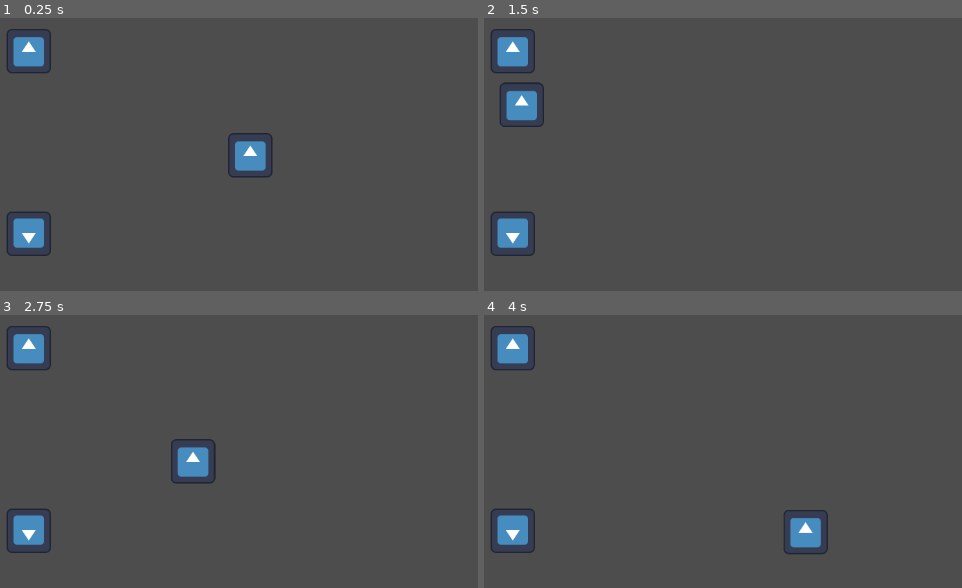
Above: before the commit, frames 1-4 (two rows, left to right).
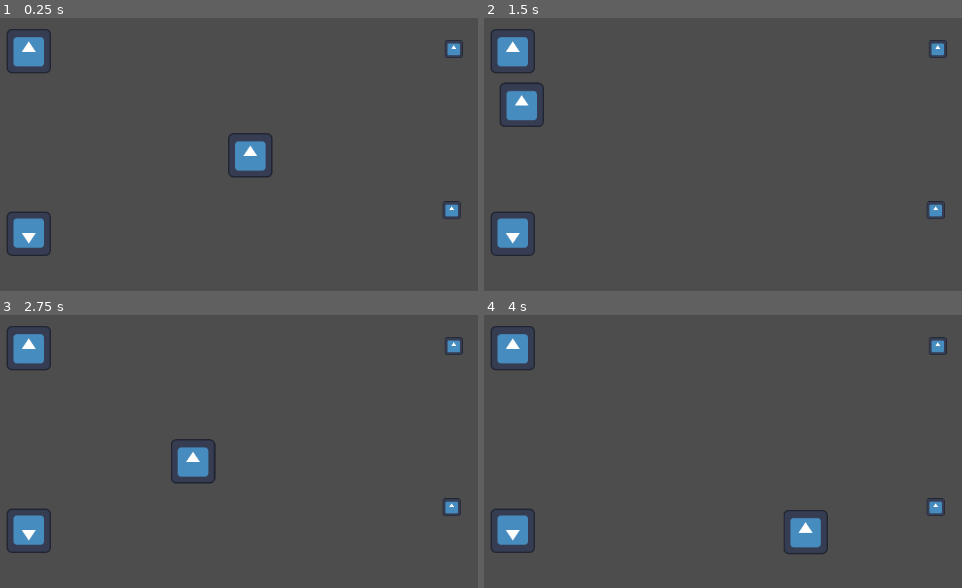
Above: after the commit, the same moments.

Repository: SalarymanDev/piratejam-15
Game: Godot game, scene res://Scenes/Levels/Playgrounds/roberts_playground.tscn
The game is run twice, just before and just after one commit, with the same random seed, the same clock (stepped at 60 frames per second) and the same inputs. This scene is started directly instead of the project's main scene. The engine's default icon, where the game draws it, is replaced by a stand-in: a white triangle on a blue panel in a dark square. Sound files missing from this copy of the repository are replaced by a short silence.
Inputs (mouse positions are in pixels of both pictures, inside the frame that each line leads up to):
- Up to frame 1 (0.25 s): no input
- Up to frame 2 (1.5 s): tap Enter at 0.5 s; move the mouse to (512, 50) at 0.52 s; click (512, 50) at 0.67 s; move the mouse to (512, 233) at 1.27 s; click (512, 233) at 1.42 s
- Up to frame 3 (2.75 s): move the mouse to (329, 353) at 2.02 s; click (329, 353) at 2.17 s
- Up to frame 4 (4 s): move the mouse to (694, 544) at 2.77 s; click (694, 544) at 2.92 s; move the mouse to (outside the picture) at 3.52 s; click (outside the picture) at 3.67 s

The runs differ from the first frame. In frame 1, 0.4% of the frame differs, in the area x 92-97%, y 8-74%; in frame 2, 0.4%; in frame 3, 0.4%; in frame 4, 0.4%.

Commit message:
Implemented item pickup and swap

Diff:
--- a/Components/Carry/CarryComponent.gd
+++ b/Components/Carry/CarryComponent.gd
@@ -1,9 +1,24 @@
 extends Area2D
 class_name CarryComponent
 
+var _current_item: IngredientResource
+var _pickup_in_range: PickUpComponent
 
 func pickup() -> void:
-	pass
+	if !_pickup_in_range:
+		return
+	if _current_item:
+		_current_item = _pickup_in_range.swap(_current_item)
+		return
+	_current_item = _pickup_in_range.pickup()
+
 
 func drop() -> void:
 	pass
+
+
+func _on_area_entered(area: Area2D) -> void:
+	_pickup_in_range = area
+
+func _on_area_exited(_area: Area2D) -> void:
+	_pickup_in_range = null
--- a/Components/Carry/CarryComponent.tscn
+++ b/Components/Carry/CarryComponent.tscn
@@ -7,3 +7,6 @@
 collision_mask = 4
 monitorable = false
 script = ExtResource("1_xewpf")
+
+[connection signal="area_entered" from="." to="." method="_on_area_entered"]
+[connection signal="area_exited" from="." to="." method="_on_area_exited"]
--- /dev/null
+++ b/Components/Item/ItemComponent.gd
@@ -0,0 +1,4 @@
+extends Node
+class_name ItemComponent
+
+@export var item: ItemResource
--- /dev/null
+++ b/Components/Item/ItemComponent.tscn
@@ -0,0 +1,6 @@
+[gd_scene load_steps=2 format=3 uid="uid://ct1u42fmqi8je"]
+
+[ext_resource type="Script" path="res://Components/Item/ItemComponent.gd" id="1_xgu8p"]
+
+[node name="ItemComponent" type="Node"]
+script = ExtResource("1_xgu8p")
--- /dev/null
+++ b/Components/PickUpComponent/PickUpComponent.gd
@@ -0,0 +1,16 @@
+extends Area2D
+class_name PickUpComponent
+
+@export var item_component: ItemComponent
+
+signal picked_up_event
+signal item_swapped_event(new_item: ItemResource)
+
+func pickup() -> ItemResource:
+	emit_signal(picked_up_event.get_name())
+	return item_component.item
+
+func swap(new_item: ItemResource) -> ItemResource:
+	var old_item := item_component.item
+	emit_signal(item_swapped_event.get_name(), new_item)
+	return old_item
--- /dev/null
+++ b/Components/PickUpComponent/PickUpComponent.tscn
@@ -0,0 +1,9 @@
+[gd_scene load_steps=2 format=3 uid="uid://bmqjfcq75klgl"]
+
+[ext_resource type="Script" path="res://Components/PickUpComponent/PickUpComponent.gd" id="1_tff0c"]
+
+[node name="PickUpComponent" type="Area2D"]
+collision_layer = 4
+collision_mask = 0
+monitoring = false
+script = ExtResource("1_tff0c")
--- /dev/null
+++ b/Resources/MandrakeRoot.tres
@@ -0,0 +1,11 @@
+[gd_resource type="Resource" script_class="IngredientResource" load_steps=3 format=3 uid="uid://bc2kd7qk6e57v"]
+
+[ext_resource type="Script" path="res://Scripts/IngredientResource.gd" id="1_o0c2e"]
+[ext_resource type="Texture2D" uid="uid://dbff6l4k40kql" path="res://Assets/icon.svg" id="1_xg1u2"]
+
+[resource]
+script = ExtResource("1_o0c2e")
+ingredient = 0
+name = "Mandrake Root"
+description = ""
+image = ExtResource("1_xg1u2")
--- a/Resources/Salt.tres
+++ b/Resources/Salt.tres
@@ -1,9 +1,11 @@
-[gd_resource type="Resource" script_class="IngredientResource" load_steps=2 format=3 uid="uid://drq72ptn3p5qi"]
+[gd_resource type="Resource" script_class="IngredientResource" load_steps=3 format=3 uid="uid://drq72ptn3p5qi"]
 
+[ext_resource type="Texture2D" uid="uid://dbff6l4k40kql" path="res://Assets/icon.svg" id="1_gbive"]
 [ext_resource type="Script" path="res://Scripts/IngredientResource.gd" id="1_jscjs"]
 
 [resource]
 script = ExtResource("1_jscjs")
-ingredient_value = 0
+ingredient = 4
 name = "Salt"
-description = "Grains of salt used for purification and preservation."
+description = "Something salty"
+image = ExtResource("1_gbive")
--- a/Scenes/Characters/Player/Player.gd
+++ b/Scenes/Characters/Player/Player.gd
@@ -2,10 +2,12 @@
 
 @onready var navigation_component: NavigationComponent = $NavigationComponent
 @onready var interact_component: InteractComponent = $InteractComponent
+@onready var carry_component: CarryComponent = $CarryComponent
 
 enum Actions {
 	Move,
 	Interact,
+	Pickup,
 }
 
 var current_action: Actions = Actions.Move
@@ -13,9 +15,9 @@
 func _input(event: InputEvent) -> void:
 	if not event is InputEventMouseButton:
 		return
-	_handle_movement_input(event as InputEventMouseButton)
+	_handle_action(event as InputEventMouseButton)
 
-func _handle_movement_input(event: InputEventMouseButton) -> void:
+func _handle_action(event: InputEventMouseButton) -> void:
 	if !event.pressed:
 		return
 	if event.button_index != MOUSE_BUTTON_LEFT:
@@ -29,13 +31,23 @@
 			navigation_component.target_position = interactable_component.global_position
 			return
 
+		var pickup_component: PickUpComponent = target.find_child("PickUpComponent")
+		if pickup_component:
+			current_action = Actions.Pickup
+			navigation_component.target_position = pickup_component.global_position
+			return
+
 	current_action = Actions.Move
 	navigation_component.target_position = event.global_position
 
 
-
 func _on_navigation_finished() -> void:
-	if current_action == Actions.Move:
-		return
-	if current_action == Actions.Interact:
-		interact_component.interact()
+	match current_action:
+		Actions.Move:
+			return
+		Actions.Interact:
+			interact_component.interact()
+			return
+		Actions.Pickup:
+			carry_component.pickup()
+			return
--- a/Scenes/Characters/Player/Player.tscn
+++ b/Scenes/Characters/Player/Player.tscn
@@ -6,12 +6,16 @@
 [ext_resource type="PackedScene" uid="uid://c8u7rgo3wcuap" path="res://Components/ZIndex/ZIndexComponent.tscn" id="4_dhsgm"]
 [ext_resource type="PackedScene" uid="uid://dfw07hfl3c3p0" path="res://Components/Interact/InteractComponent.tscn" id="5_n7gw1"]
 [ext_resource type="PackedScene" uid="uid://bke6kyhmr22p2" path="res://Components/FootstepsComponent/FootstepsComponent.tscn" id="6_bip3d"]
+[ext_resource type="PackedScene" uid="uid://8l2i7tg7bfud" path="res://Components/Carry/CarryComponent.tscn" id="7_81dmu"]
 
 [sub_resource type="CircleShape2D" id="CircleShape2D_2cp0n"]
 radius = 35.0
 
 [sub_resource type="CircleShape2D" id="CircleShape2D_sf4cs"]
 radius = 34.2345
+
+[sub_resource type="CircleShape2D" id="CircleShape2D_lm263"]
+radius = 54.0093
 
 [node name="Player" type="CharacterBody2D"]
 collision_mask = 3
@@ -44,4 +48,9 @@
 [node name="FootstepsComponent" parent="." node_paths=PackedStringArray("character") instance=ExtResource("6_bip3d")]
 character = NodePath("..")
 
+[node name="CarryComponent" parent="." instance=ExtResource("7_81dmu")]
+
+[node name="CollisionShape2D" type="CollisionShape2D" parent="CarryComponent"]
+shape = SubResource("CircleShape2D_lm263")
+
 [connection signal="navigation_finished" from="NavigationComponent" to="." method="_on_navigation_finished"]
--- /dev/null
+++ b/Scenes/Item/Item.gd
@@ -0,0 +1,24 @@
+extends Node2D
+
+@export var item: ItemResource
+
+@onready var item_component: ItemComponent = $ItemComponent
+@onready var sprite: Sprite2D = $Sprite2D
+
+func _ready() -> void:
+	item_component.item = item
+	if item.image:
+		sprite.texture = item.image
+
+func update_item(new_item: ItemResource) -> void:
+	item_component.item = new_item
+	if item.image:
+		sprite.texture = item.image
+
+
+func _on_picked_up_event() -> void:
+	call_deferred("queue_free")
+
+
+func _on_item_swapped_event(new_item: ItemResource) -> void:
+	update_item(new_item)
--- /dev/null
+++ b/Scenes/Item/Item.tscn
@@ -0,0 +1,38 @@
+[gd_scene load_steps=8 format=3 uid="uid://c55k1q8wxfslj"]
+
+[ext_resource type="PackedScene" uid="uid://ct1u42fmqi8je" path="res://Components/Item/ItemComponent.tscn" id="1_jocrc"]
+[ext_resource type="Script" path="res://Scenes/Item/Item.gd" id="1_uqbho"]
+[ext_resource type="Texture2D" uid="uid://dbff6l4k40kql" path="res://Assets/icon.svg" id="2_1b06b"]
+[ext_resource type="PackedScene" uid="uid://kp38v1bep0br" path="res://Components/Clickable/ClickableComponent.tscn" id="3_quvhu"]
+[ext_resource type="PackedScene" uid="uid://bmqjfcq75klgl" path="res://Components/PickUpComponent/PickUpComponent.tscn" id="4_2eqf4"]
+[ext_resource type="PackedScene" uid="uid://c8u7rgo3wcuap" path="res://Components/ZIndex/ZIndexComponent.tscn" id="6_n0bdu"]
+
+[sub_resource type="CircleShape2D" id="CircleShape2D_b0grt"]
+radius = 25.0
+
+[node name="Item" type="Node2D"]
+script = ExtResource("1_uqbho")
+
+[node name="Sprite2D" type="Sprite2D" parent="."]
+scale = Vector2(0.2, 0.2)
+texture = ExtResource("2_1b06b")
+
+[node name="ItemComponent" parent="." instance=ExtResource("1_jocrc")]
+
+[node name="ClickableComponent" parent="." instance=ExtResource("3_quvhu")]
+
+[node name="CollisionShape2D" type="CollisionShape2D" parent="ClickableComponent"]
+shape = SubResource("CircleShape2D_b0grt")
+
+[node name="PickUpComponent" parent="." node_paths=PackedStringArray("item_component") instance=ExtResource("4_2eqf4")]
+item_component = NodePath("../ItemComponent")
+
+[node name="CollisionShape2D" type="CollisionShape2D" parent="PickUpComponent"]
+shape = SubResource("CircleShape2D_b0grt")
+
+[node name="ZIndexComponent" parent="." node_paths=PackedStringArray("sprite") instance=ExtResource("6_n0bdu")]
+sprite = NodePath("../Sprite2D")
+is_static = false
+
+[connection signal="item_swapped_event" from="PickUpComponent" to="." method="_on_item_swapped_event"]
+[connection signal="picked_up_event" from="PickUpComponent" to="." method="_on_picked_up_event"]
--- a/Scenes/Levels/Playgrounds/roberts_playground.tscn
+++ b/Scenes/Levels/Playgrounds/roberts_playground.tscn
@@ -1,7 +1,10 @@
-[gd_scene load_steps=5 format=3 uid="uid://cl8ci2gqvsxgy"]
+[gd_scene load_steps=8 format=3 uid="uid://cl8ci2gqvsxgy"]
 
 [ext_resource type="PackedScene" uid="uid://vax5lodmmg32" path="res://Scenes/Characters/Player/Player.tscn" id="1_p1yvi"]
 [ext_resource type="PackedScene" uid="uid://dywwm3yrwrq8o" path="res://Scenes/Equipment/InteractableTest.tscn" id="2_i6qtn"]
+[ext_resource type="PackedScene" uid="uid://c55k1q8wxfslj" path="res://Scenes/Item/Item.tscn" id="3_tk6it"]
+[ext_resource type="Resource" uid="uid://drq72ptn3p5qi" path="res://Resources/Salt.tres" id="4_nfqsn"]
+[ext_resource type="Resource" uid="uid://bc2kd7qk6e57v" path="res://Resources/MandrakeRoot.tres" id="5_w51a0"]
 
 [sub_resource type="NavigationPolygon" id="NavigationPolygon_jmj5o"]
 vertices = PackedVector2Array(-257, 149, 505, 256, -509, 256, -382, 149, -510, -143, -382, 76, 510, -194, -257, 76, -257, -113, -257, -186, 510, -260, -382, -113, -382, -186, -510, -260)
@@ -59,3 +62,11 @@
 
 [node name="Player" parent="." instance=ExtResource("1_p1yvi")]
 position = Vector2(575, 323)
+
+[node name="Item" parent="." instance=ExtResource("3_tk6it")]
+position = Vector2(868, 170)
+item = ExtResource("4_nfqsn")
+
+[node name="Item2" parent="." instance=ExtResource("3_tk6it")]
+position = Vector2(865, 402)
+item = ExtResource("5_w51a0")
--- a/Scripts/IngredientResource.gd
+++ b/Scripts/IngredientResource.gd
@@ -1,8 +1,5 @@
-extends Resource
+extends ItemResource
 class_name IngredientResource
 
 
-@export var ingredient_value: Enums.Ingredients
-@export var name: String
-@export var description: String
-@export var image: Image
+@export var ingredient: Enums.Ingredients
--- /dev/null
+++ b/Scripts/ItemResource.gd
@@ -0,0 +1,6 @@
+extends Resource
+class_name ItemResource
+
+@export var name: String
+@export var description: String
+@export var image: Texture2D
Not shown: 1 places in Scenes/Characters/Player/Player.tscn that only renumber resources
